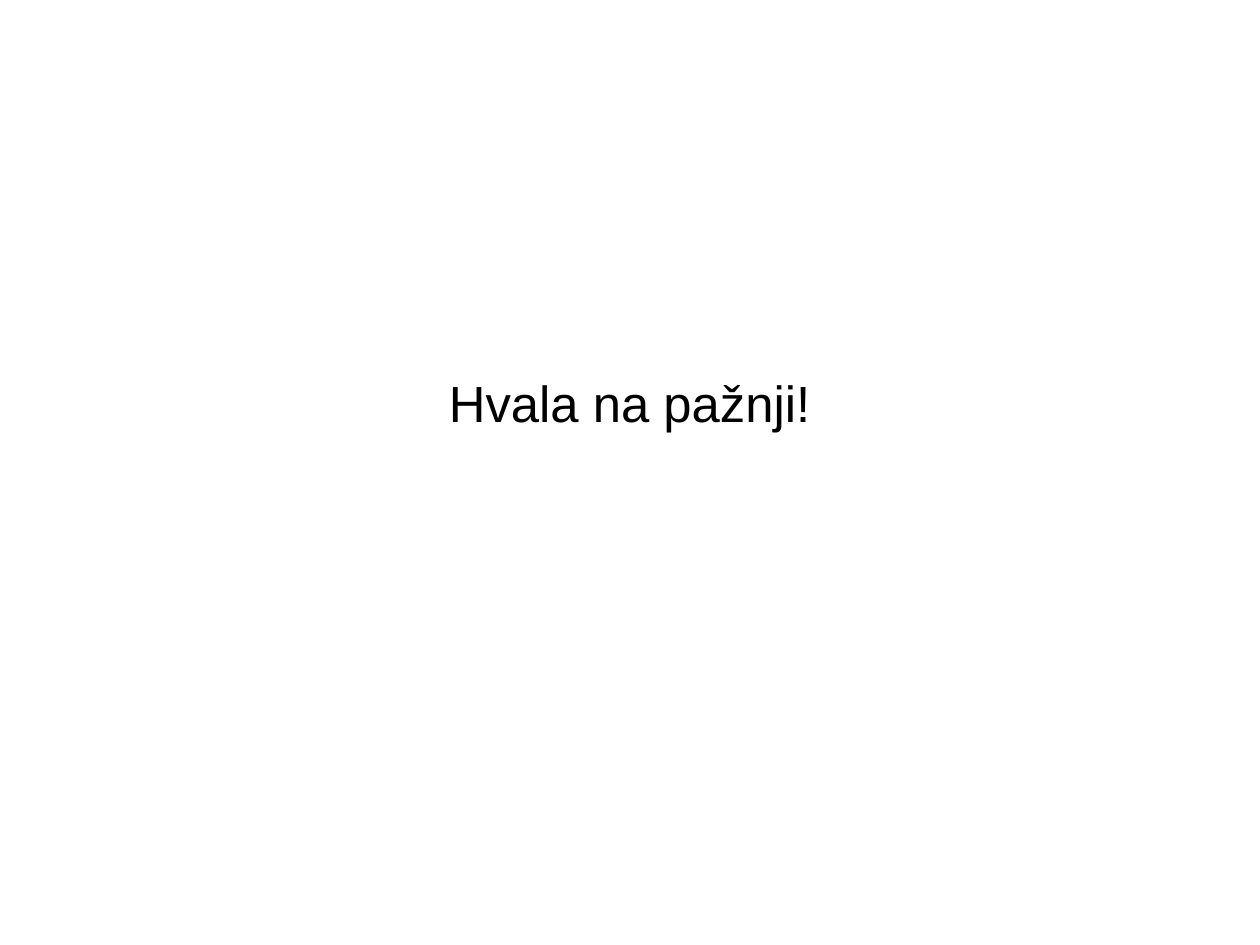
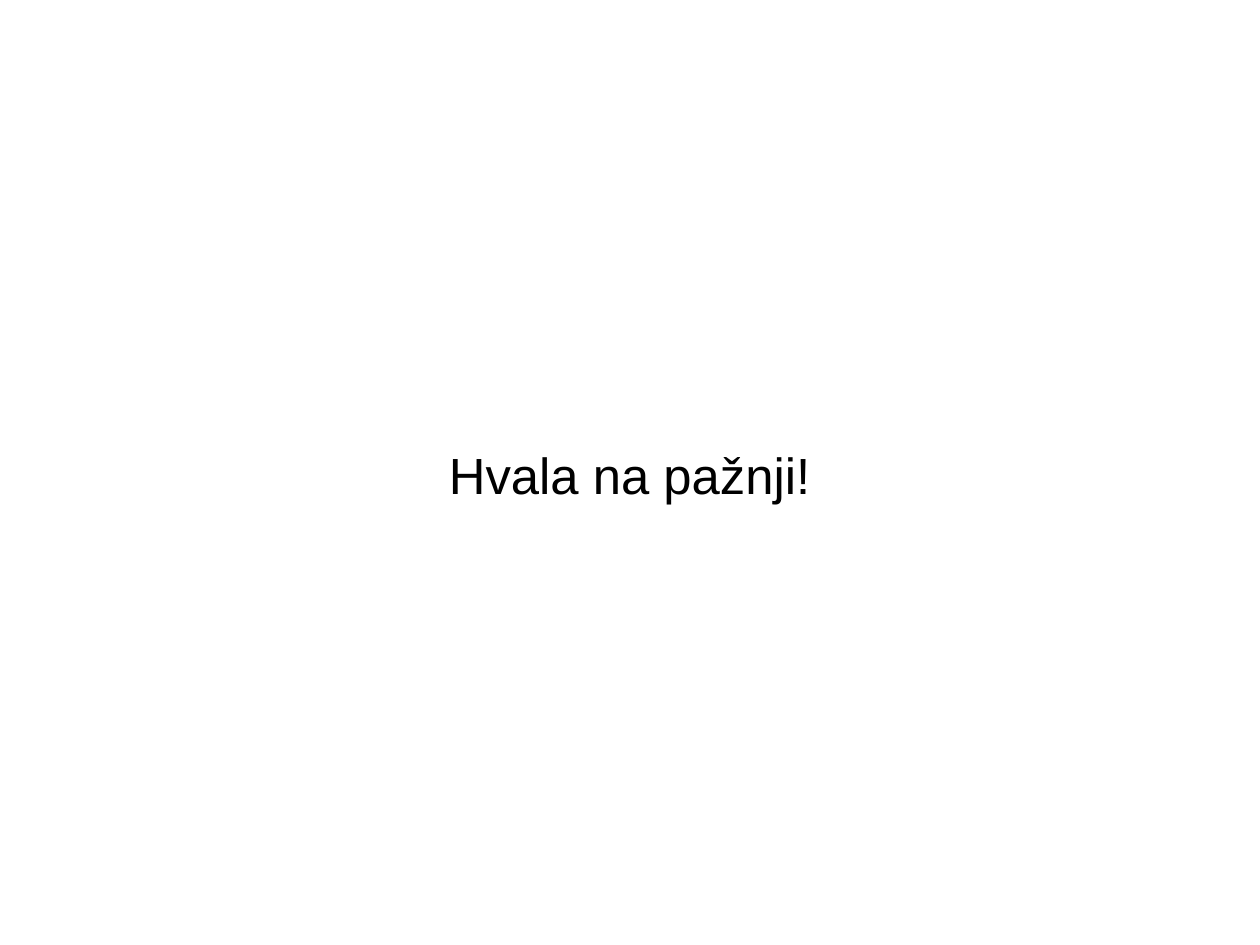
Before and after one commit to mrlovre/diplomski, a slide deck: slide 5 of dira/13-Mrcela-prezentacija.ppt. Drawn at 1260x945 pixels with LibreOffice and Linux fonts; fonts in the diff are those of the drawing. Boxes give left, top, right and bottom in pixels: in the first picture for what was removed or moved away, otherwise in the second. Text is boxed around its words. In the diff, an @@ line names an element or a change of style, - is before the commit and + after.

```diff
--- a/dira/13-Mrcela-prezentacija.ppt
+++ b/dira/13-Mrcela-prezentacija.ppt
@@ text "Hvala na pažnji!": place and size @@
-text "Hvala na pažnji!" at <box>449,385,810,432</box>
+text "Hvala na pažnji!" at <box>449,457,810,504</box>
```
Also in this commit, not shown: 1 other slide changed, 2 slides added, 2 slides removed, 4 other files.
